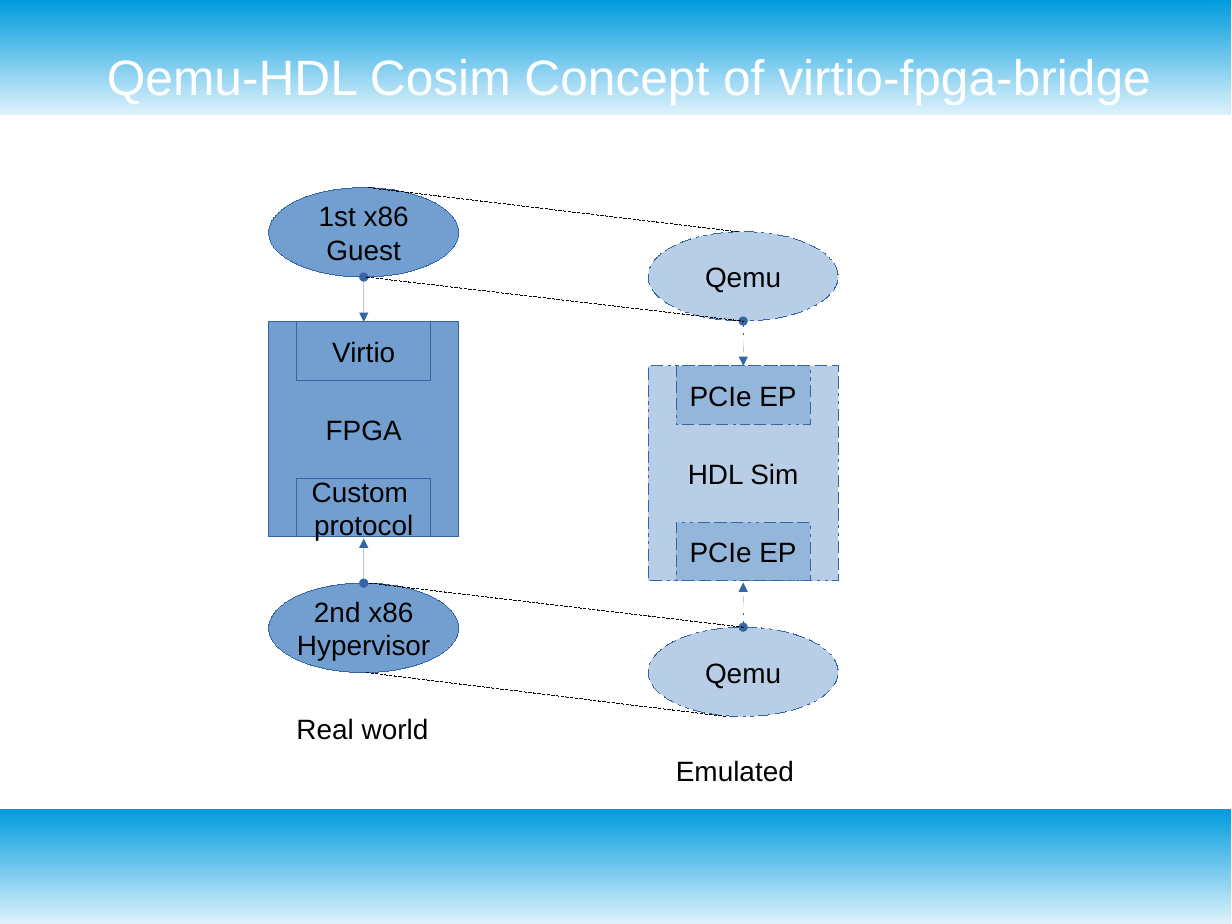
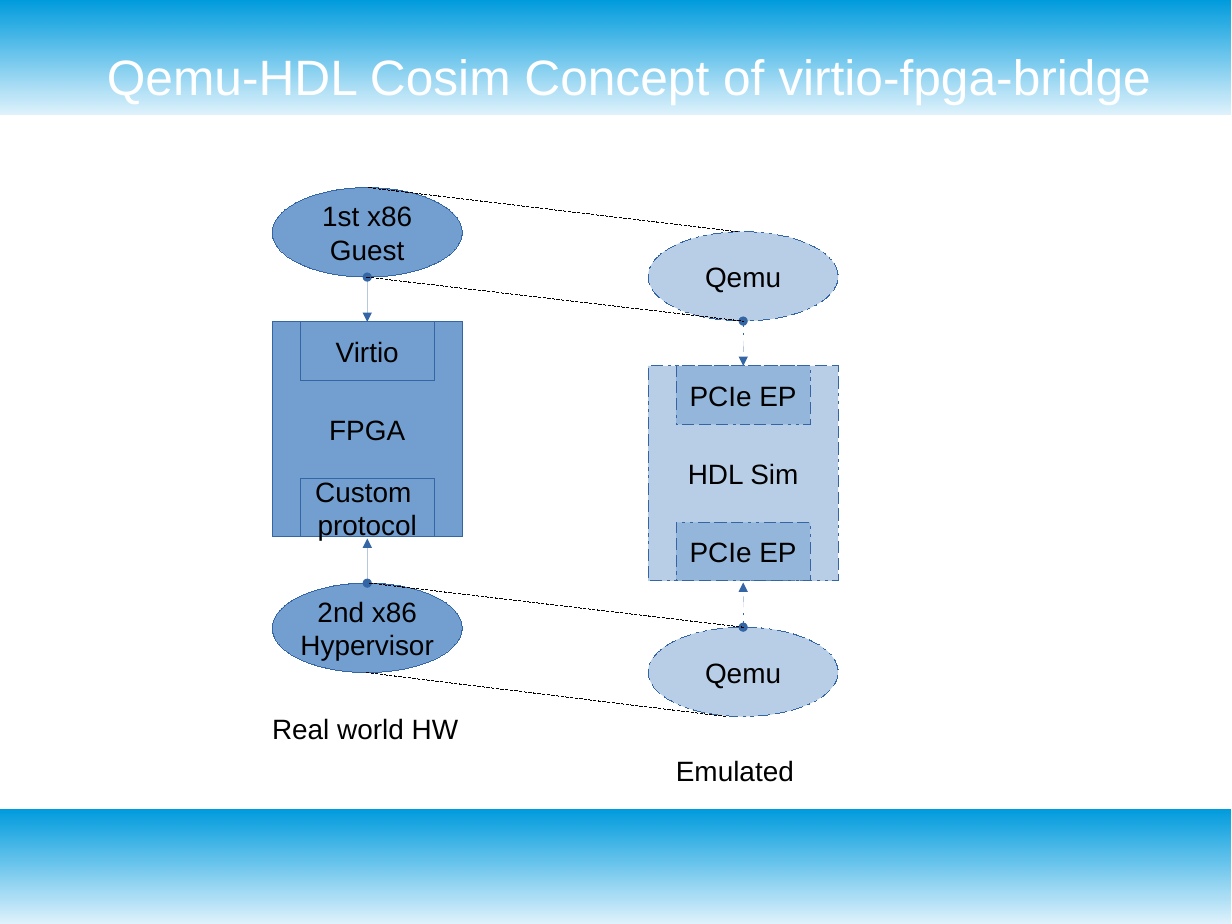
Before and after one commit to RSPwFPGAs/virtio-fpga-bridge, a slide deck: slide 2 of doc/virio-fpga-bridge.odp (slide 3 before the commit). Drawn at 1232x924 pixels with LibreOffice and Linux fonts; fonts in the diff are those of the drawing. Boxes give left, top, right and bottom in pixels: in the first picture for what was removed or moved away, otherwise in the second. Text is boxed around its words. In the diff, an @@ line names an element or a change of style, - is before the commit and + after.

```diff
--- a/doc/virio-fpga-bridge.odp
+++ b/doc/virio-fpga-bridge.odp
@@ 3 rectangles, 2 ellipses, 2 double arrows: place and size @@
-3 rectangles, 2 ellipses, 2 double arrows at box(268, 188, 458, 673)
+3 rectangles, 2 ellipses, 2 double arrows at box(273, 188, 463, 673)
@@ text at box(272, 718, 458, 740): text changed @@
-Real world
+Real world HW
```
Also in this commit, not shown: 1 other slide changed, 1 slide added, 5 other files.
